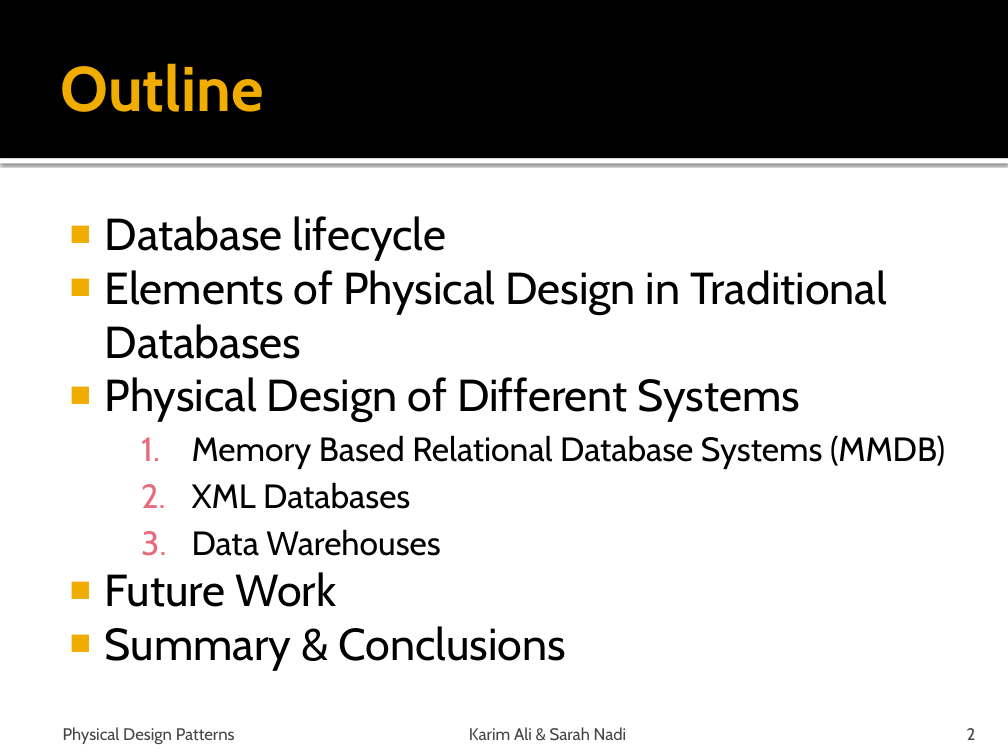
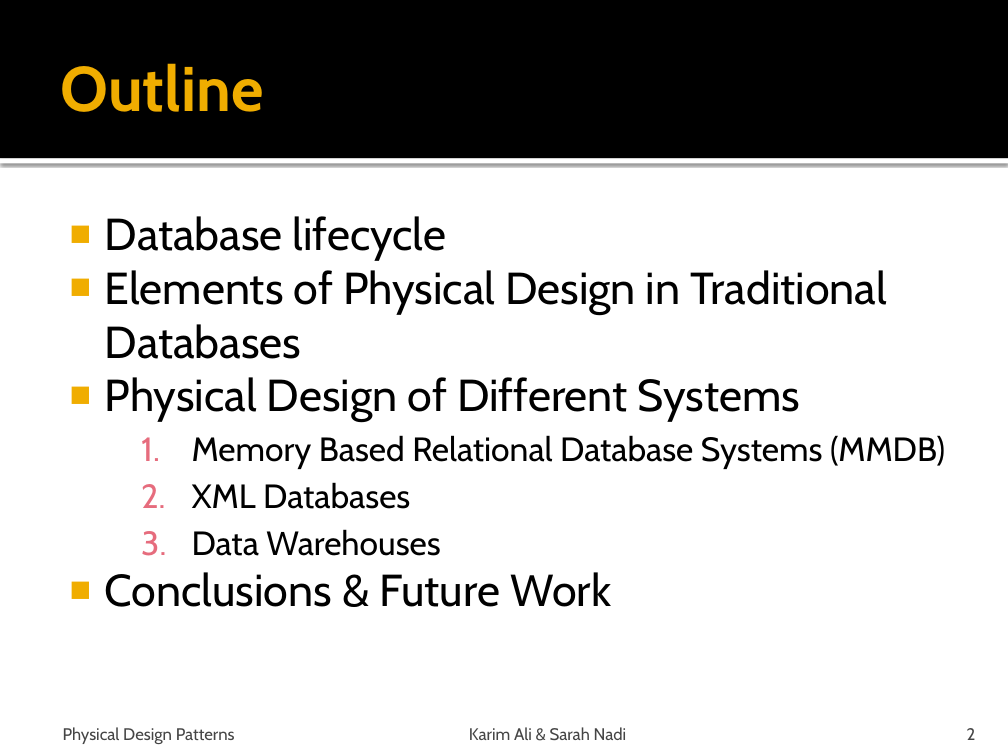
Before and after one commit to snadi/cs848-db, a slide deck: slide 2 of cs848-db/PhysDesignPres.pptx. Drawn at 1008x756 pixels with LibreOffice and Linux fonts; fonts in the diff are those of the drawing. Boxes give left, top, right and bottom in pixels: in the first picture for what was removed or moved away, otherwise in the second. Text is boxed around its words. In the diff, an @@ line names an element or a change of style, - is before the commit and + after.

```diff
--- a/cs848-db/PhysDesignPres.pptx
+++ b/cs848-db/PhysDesignPres.pptx
@@ text at (105,572,611,607): text changed @@
-■ Future Work
-■ Summary & Conclusions
+■ Conclusions & Future Work
```
Also in this commit, not shown: 13 other slides changed.
